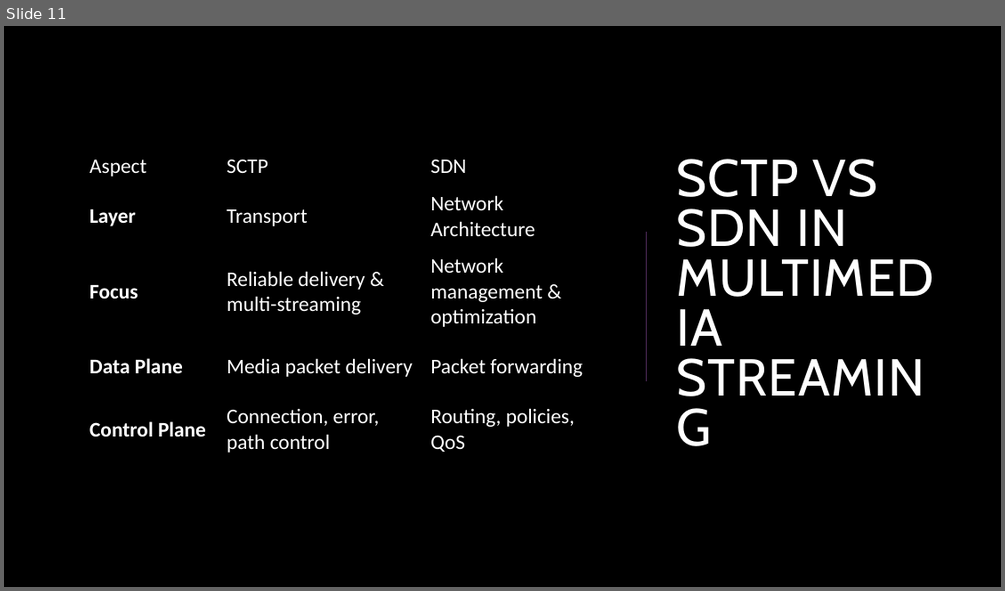
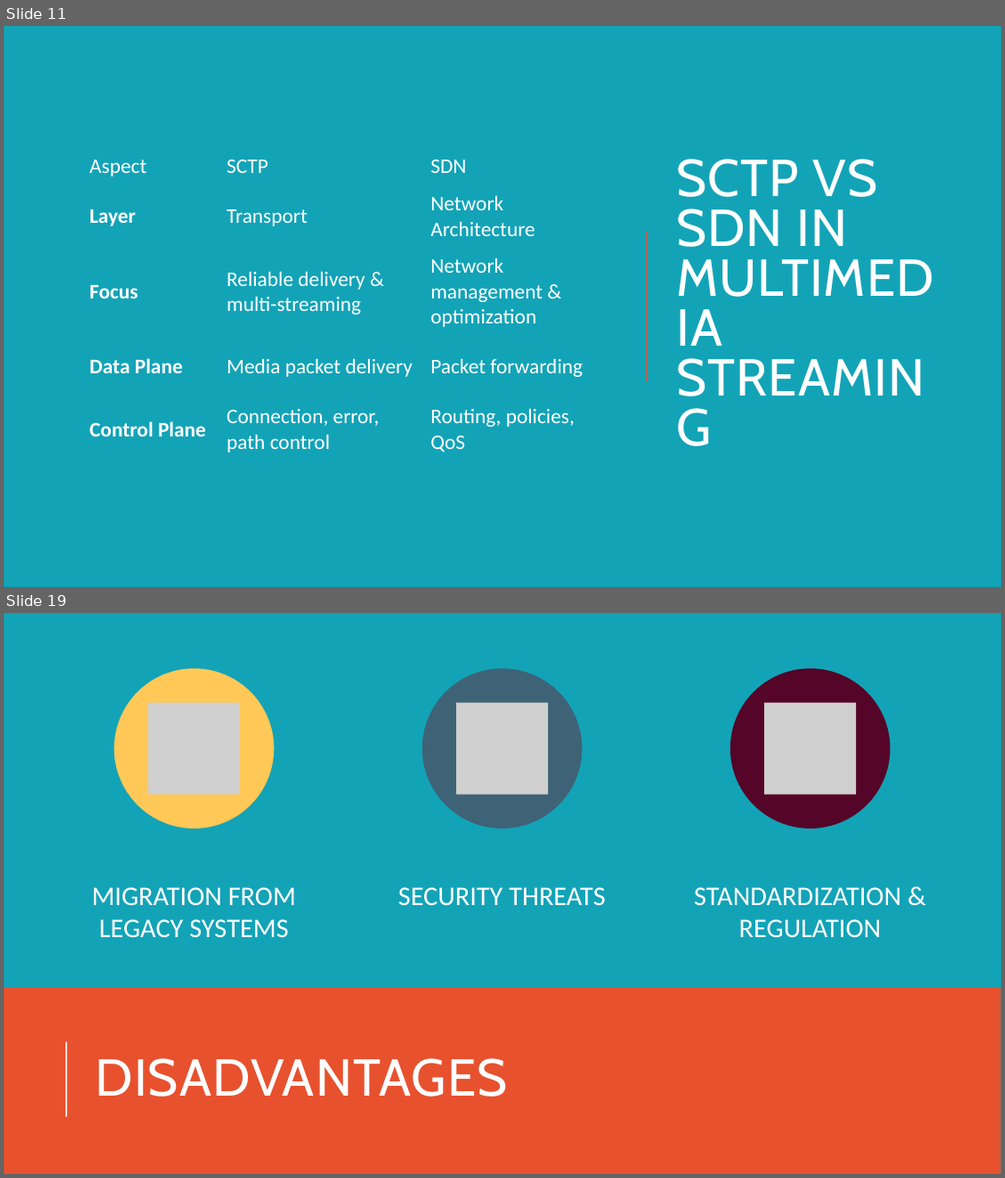
Before and after one commit to AyuTUL/IV, a slide deck: CN/Multimedia&FutureNetworking.pptx. Shown one above the other, each under a label of ours: slide 11 before the commit, slides 11 and 19 after it; the slides between them are not shown. The pictures are 1005x591 and 1005x1178 pixels, drawn with LibreOffice and Linux fonts; fonts in the diff are those of the drawing; grey boxes stand for pictures. Boxes give left, top, right and bottom in pixels: in the first picture for what was removed or moved away, otherwise in the second. Text is boxed around its words. In the diff, an @@ line names an element or a change of style, - is before the commit and + after.

```diff
--- a/CN/Multimedia&FutureNetworking.pptx
+++ b/CN/Multimedia&FutureNetworking.pptx
@@ slide 19 added at (4,613,1001,1174), background #13A3B7 @@
@@ group added at (92,668,901,938): 3 ellipses, 3 pictures, 3 texts @@
+MIGRATION FROM LEGACY SYSTEMS
+SECURITY THREATS
+STANDARDIZATION & REGULATION
@@ rectangle added at (4,987,1001,1174), fill #E7512E @@
@@ line added from (66, 1116) to (66, 1041), #FFFFFF 1.5 pt @@
@@ title added at (95,1058,507,1096), 50 pt, text #FFFFFF @@
+DISADVANTAGES
@@ slide 11 changed as well @@
@@ background #000000 to #13A3B7 @@
@@ line (647, 381) - (647, 232): stroke #4F2B5B 1.5 pt to #E7512E 1.5 pt @@
```
Also in this commit, not shown: 19 other slides changed, 2 other slides added.
